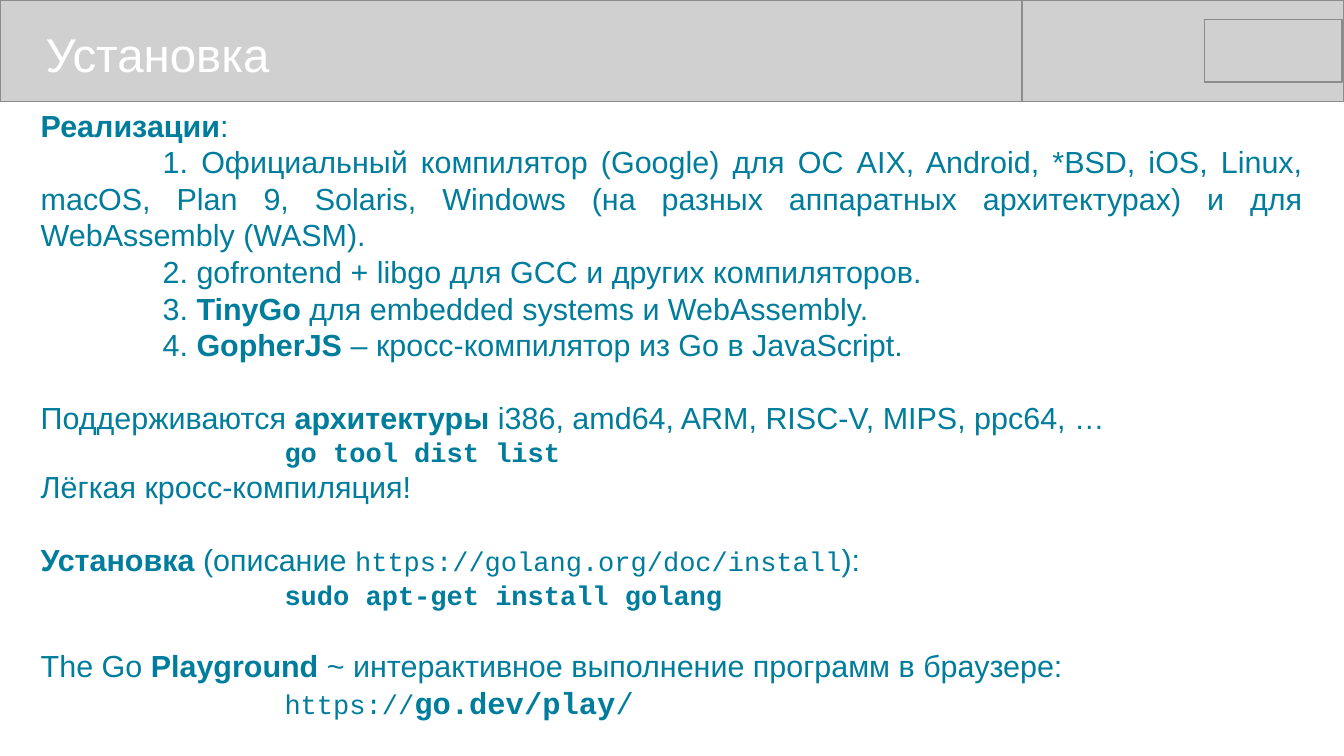
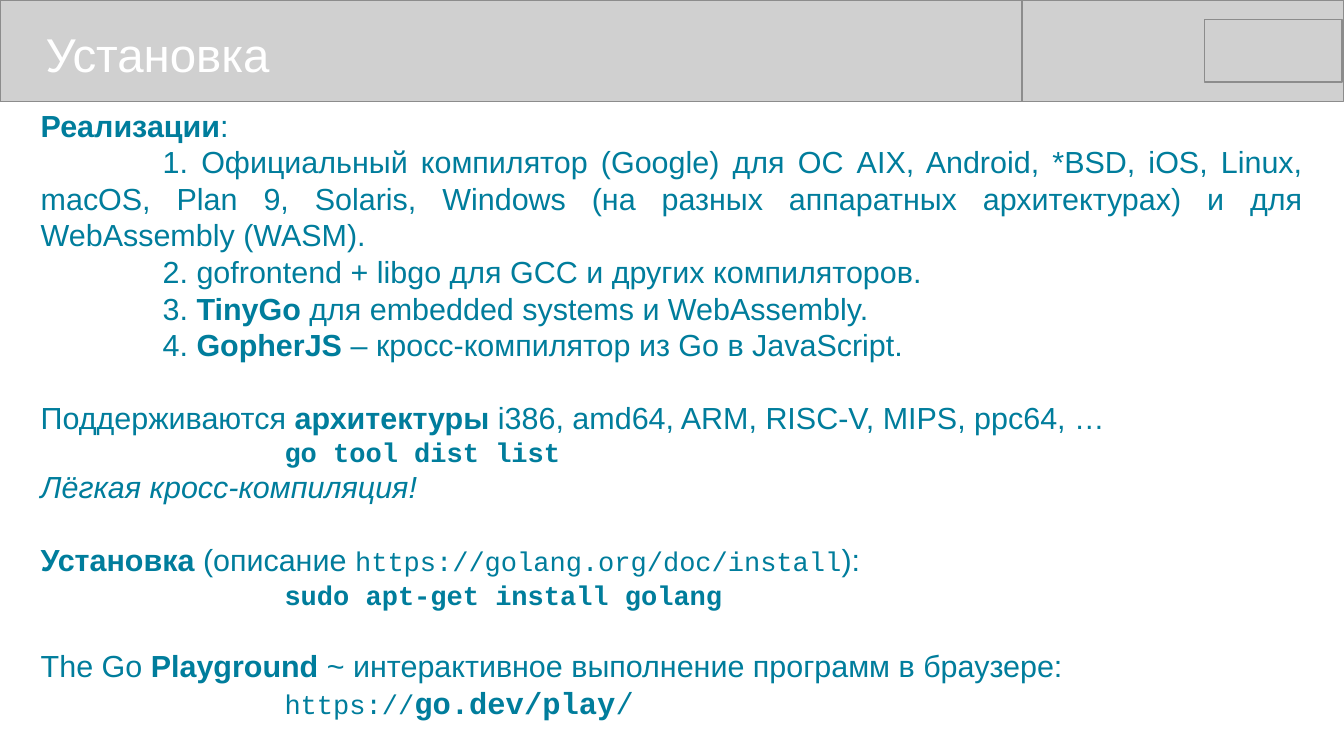
Before and after one commit to mike-shock/Go_language, a slide deck: slide 9 of Go_Review.odp. Drawn at 1344x756 pixels with LibreOffice and Linux fonts; fonts in the diff are those of the drawing; grey boxes stand for pictures. Boxes give left, top, right and bottom in pixels: in the first picture for what was removed or moved away, otherwise in the second. Text is boxed around its words. In the diff, an @@ line names an element or a change of style, - is before the commit and + after.

```diff
--- a/Go_Review.odp
+++ b/Go_Review.odp
@@ text at [41, 477, 417, 504]: italic on in "Лёгкая кросс-компиляция!" @@
```
Also in this commit, not shown: 9 other slides changed, 1 other file.
